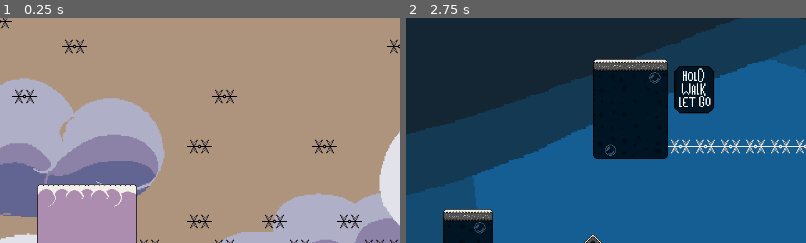
Above: before the commit, frames 1-2 (left to right).
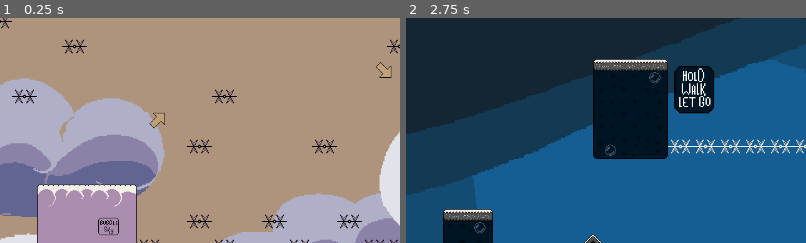
Above: after the commit, the same moments.

Repository: loganmacdougall/GlobalGameJam2025
Game: Godot game, scene res://scenes/floors/floor_11.tscn
Same seed, same stepped clock (60 frames per second), same inputs: the game is played once before the commit and once after it. This scene is started directly instead of the project's main scene.
Inputs:
- Up to frame 1 (0.25 s): no input
- Up to frame 2 (2.75 s): hold Right (Right) 0.53-2.03 s; tap Space (Jump) at 0.77, 1.52 s; tap Enter at 1.25 s; hold Left (Left) from 2.03 s (still down)
The pictures show only the part of the screen within x 14-64%, y 8-58%; the shares and areas given below are measured in that part.

The runs differ from the first frame. In frame 1, 0.3% of the frame differs, in the area x 24-98%, y 19-97%; in frame 2, nothing differs.

Commit message:
Added some signs, finished bubble sky

Diff:
--- a/scenes/floors/floor_11.tscn
+++ b/scenes/floors/floor_11.tscn
@@ -1,8 +1,9 @@
-[gd_scene load_steps=7 format=4 uid="uid://c63lerod7ty52"]
+[gd_scene load_steps=8 format=4 uid="uid://c63lerod7ty52"]
 
 [ext_resource type="TileSet" uid="uid://bl3vxq2god1tc" path="res://assets/tilesets/game_tileset.tres" id="1_207pt"]
 [ext_resource type="PackedScene" uid="uid://dmt6u2uu2ow53" path="res://nodes/player.tscn" id="2_slxh1"]
-[ext_resource type="PackedScene" uid="uid://dwwbpvbdarl14" path="res://nodes/SceneSwitcher.tscn" id="3_psopv"]
+[ext_resource type="Texture2D" uid="uid://dro2gy2f8p2qs" path="res://assets/sprites/tutorial_help/signs.png" id="3_jhmka"]
+[ext_resource type="PackedScene" path="res://nodes/SceneSwitcher.tscn" id="3_psopv"]
 [ext_resource type="PackedScene" uid="uid://gwvbm2smhgjr" path="res://nodes/bubble_sky_background.tscn" id="4_v03e6"]
 
 [sub_resource type="RectangleShape2D" id="RectangleShape2D_hm5qd"]
@@ -24,6 +25,26 @@
 tile_map_data = PackedByteArray("AAD//xIAAAAEAAEAAAD//xEAAAAEAAEAAAD//xAAAAAEAAEAAAD//w8AAAAEAAEAAAD//w4AAAAEAAEAAAD//w …(2864 unchanged characters)…
 tile_set = ExtResource("1_207pt")
 
+[node name="signs" type="Node2D" parent="."]
+
+[node name="diag up" type="Sprite2D" parent="signs"]
+position = Vector2(431, 219)
+texture = ExtResource("3_jhmka")
+region_enabled = true
+region_rect = Rect2(40, 160, 40, 40)
+
+[node name="sign" type="Sprite2D" parent="signs"]
+position = Vector2(355, 390)
+texture = ExtResource("3_jhmka")
+region_enabled = true
+region_rect = Rect2(200, 160, 40, 40)
+
+[node name="diag down" type="Sprite2D" parent="signs"]
+position = Vector2(794, 137)
+texture = ExtResource("3_jhmka")
+region_enabled = true
+region_rect = Rect2(80, 160, 40, 40)
+
 [node name="Player" parent="." instance=ExtResource("2_slxh1")]
 position = Vector2(628, 625)
 
--- a/scenes/floors/floor_12.tscn
+++ b/scenes/floors/floor_12.tscn
@@ -1,9 +1,10 @@
-[gd_scene load_steps=8 format=4 uid="uid://daf7l7v2ecmov"]
+[gd_scene load_steps=9 format=4 uid="uid://daf7l7v2ecmov"]
 
 [ext_resource type="TileSet" uid="uid://bl3vxq2god1tc" path="res://assets/tilesets/game_tileset.tres" id="1_5icin"]
 [ext_resource type="PackedScene" uid="uid://dmt6u2uu2ow53" path="res://nodes/player.tscn" id="2_k4vs1"]
-[ext_resource type="PackedScene" uid="uid://dwwbpvbdarl14" path="res://nodes/SceneSwitcher.tscn" id="3_o7asb"]
+[ext_resource type="PackedScene" path="res://nodes/SceneSwitcher.tscn" id="3_o7asb"]
 [ext_resource type="PackedScene" uid="uid://gwvbm2smhgjr" path="res://nodes/bubble_sky_background.tscn" id="4_w4ekj"]
+[ext_resource type="Texture2D" uid="uid://dro2gy2f8p2qs" path="res://assets/sprites/tutorial_help/signs.png" id="4_wc7hs"]
 
 [sub_resource type="RectangleShape2D" id="RectangleShape2D_hm5qd"]
 size = Vector2(1379, 39)
@@ -29,6 +30,20 @@
 
 [node name="Player" parent="." instance=ExtResource("2_k4vs1")]
 position = Vector2(1026, 681)
+
+[node name="signs" type="Node2D" parent="."]
+
+[node name="diag up" type="Sprite2D" parent="signs"]
+position = Vector2(24, 167)
+texture = ExtResource("4_wc7hs")
+region_enabled = true
+region_rect = Rect2(280, 160, 40, 40)
+
+[node name="diag down" type="Sprite2D" parent="signs"]
+position = Vector2(1246, 218)
+texture = ExtResource("4_wc7hs")
+region_enabled = true
+region_rect = Rect2(360, 160, 40, 40)
 
 [node name="SceneSwitcher" parent="." instance=ExtResource("3_o7asb")]
 position = Vector2(79, 707)
--- a/scenes/floors/floor_13.tscn
+++ b/scenes/floors/floor_13.tscn
@@ -1,9 +1,10 @@
-[gd_scene load_steps=8 format=4 uid="uid://b0501n7lmdui3"]
+[gd_scene load_steps=9 format=4 uid="uid://b0501n7lmdui3"]
 
 [ext_resource type="PackedScene" uid="uid://gwvbm2smhgjr" path="res://nodes/bubble_sky_background.tscn" id="1_bktkd"]
 [ext_resource type="TileSet" uid="uid://bl3vxq2god1tc" path="res://assets/tilesets/game_tileset.tres" id="1_dvepo"]
 [ext_resource type="PackedScene" uid="uid://dmt6u2uu2ow53" path="res://nodes/player.tscn" id="2_wbme8"]
-[ext_resource type="PackedScene" uid="uid://dwwbpvbdarl14" path="res://nodes/SceneSwitcher.tscn" id="3_j8ivj"]
+[ext_resource type="Texture2D" uid="uid://dro2gy2f8p2qs" path="res://assets/sprites/tutorial_help/signs.png" id="3_dwlka"]
+[ext_resource type="PackedScene" path="res://nodes/SceneSwitcher.tscn" id="3_j8ivj"]
 
 [sub_resource type="RectangleShape2D" id="RectangleShape2D_hm5qd"]
 size = Vector2(1379, 39)
@@ -26,6 +27,16 @@
 [node name="TileMapLayer" type="TileMapLayer" parent="."]
 tile_map_data = PackedByteArray("AAAFAA8AAQAAAAQAAAAGAA8AAQABAAQAAAAHAA8AAQABAAQAAAAIAA8AAQABAAQAAAAJAA8AAQACAAQAAAAQAA …(768 unchanged characters)…
 tile_set = ExtResource("1_dvepo")
+
+[node name="signs" type="Node2D" parent="."]
+position = Vector2(605, 361)
+scale = Vector2(2, 2)
+
+[node name="Sprite2D" type="Sprite2D" parent="signs"]
+position = Vector2(-238, -160.5)
+texture = ExtResource("3_dwlka")
+region_enabled = true
+region_rect = Rect2(120, 160, 40, 40)
 
 [node name="Player" parent="." instance=ExtResource("2_wbme8")]
 position = Vector2(577, 672)
Binary file changed: assets/sprites/tutorial_help/signs.png
